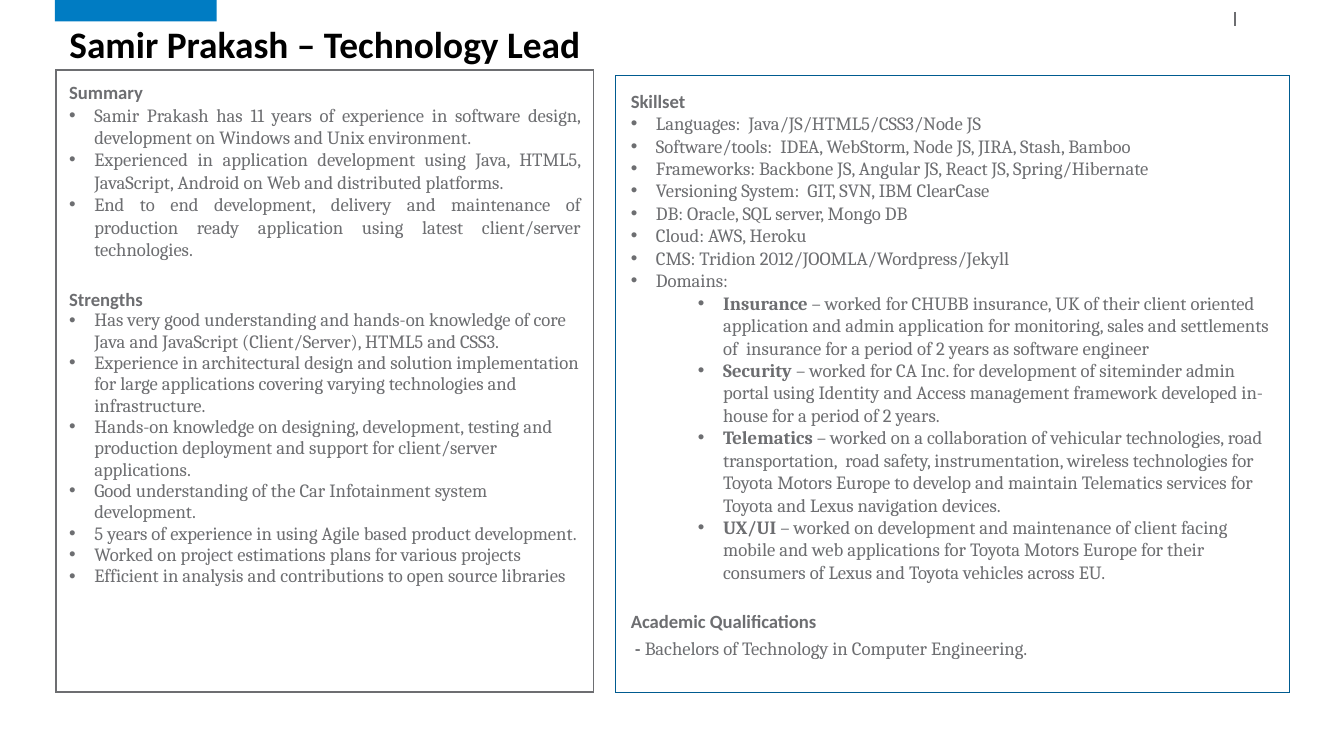
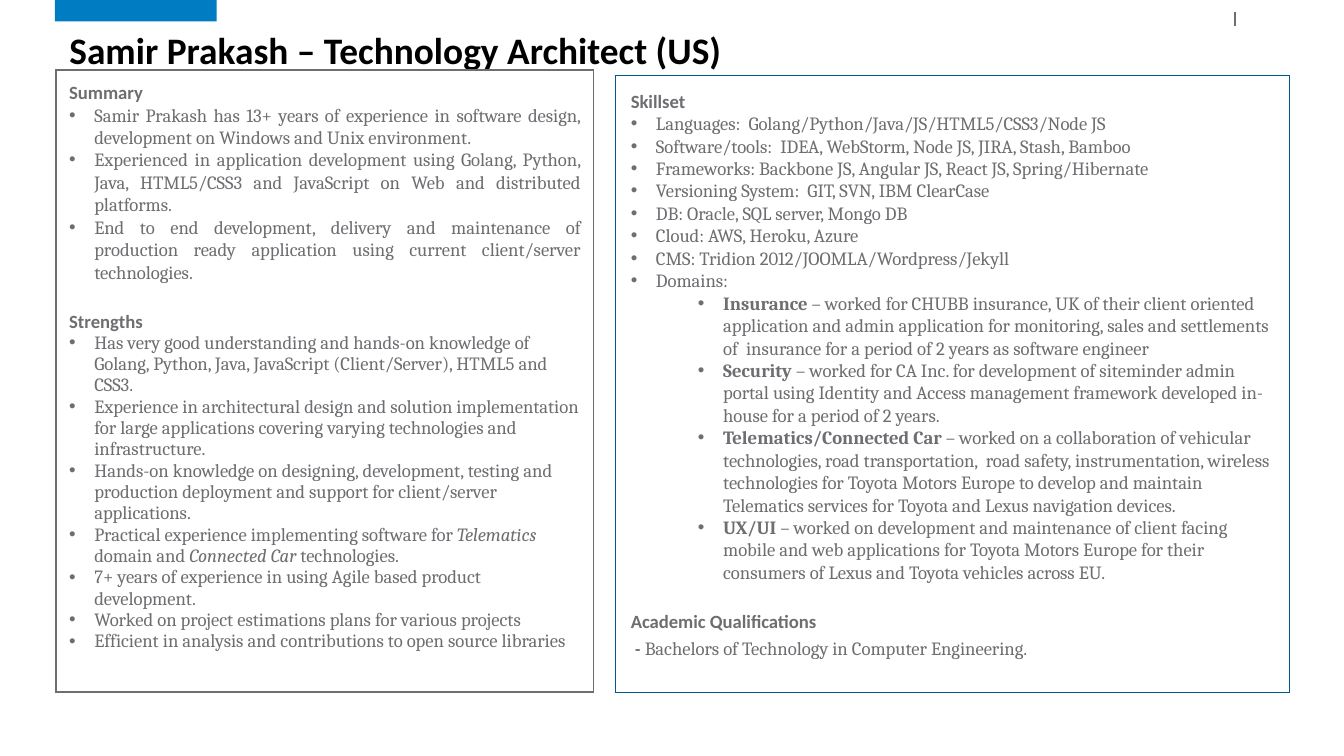
Before and after one commit to samirprakash/resumes, a slide deck: slide 1 of Samir_Prakash.pptx. Drawn at 1344x756 pixels with LibreOffice and Linux fonts; fonts in the diff are those of the drawing; background and template pictures are left out. Boxes give left, top, right and bottom in pixels: in the first picture for what was removed or moved away, otherwise in the second. Text is boxed around its words. In the diff, an @@ line names an element or a change of style, - is before the commit and + after.

```diff
--- a/Samir_Prakash.pptx
+++ b/Samir_Prakash.pptx
@@ text at [69,36,721,74]: text changed @@
-Samir Prakash – Technology Lead
+Samir Prakash – Technology Architect (US)
@@ text in rectangle at [94,109,581,283]: text changed @@
-• Samir Prakash has 11 years of experience in software design, development on Windows and Unix environment.
-• Experienced in application development using Java, HTML5, JavaScript, Android on Web and distributed platforms.
-• End to end development, delivery and maintenance of production ready application using latest client/server technologies.
+• Samir Prakash has 13+ years of experience in software design, development on Windows and Unix environment.
+• Experienced in application development using Golang, Python, Java, HTML5/CSS3 and JavaScript on Web and distributed platforms.
+• End to end development, delivery and maintenance of production ready application using current client/server technologies.
@@ text at [656,117,1105,134]: text changed @@
-• Languages: Java/JS/HTML5/CSS3/Node JS
+• Languages: Golang/Python/Java/JS/HTML5/CSS3/Node JS
@@ text at [656,229,859,245]: text changed @@
-• Cloud: AWS, Heroku
+• Cloud: AWS, Heroku, Azure
@@ text in rectangle at [94,336,548,391]: text changed @@
-• Has very good understanding and hands-on knowledge of core Java and JavaScript (Client/Server), HTML5 and CSS3.
+• Has very good understanding and hands-on knowledge of Golang, Python, Java, JavaScript (Client/Server), HTML5 and CSS3.
@@ text at [723,431,1270,516]: text changed @@
-  • Telematics – worked on a collaboration of vehicular technologies, road transportation, road safety, instrumentation, wireless technologies for Toyota Motors Europe to develop and maintain Telematics services for Toyota and Lexus navigation devices.
+  • Telematics/Connected Car – worked on a collaboration of vehicular technologies, road transportation, road safety, instrumentation, wireless technologies for Toyota Motors Europe to develop and maintain Telematics services for Toyota and Lexus navigation devices.
@@ text in rectangle at [94,528,536,609]: text changed @@
-• Good understanding of the Car Infotainment system development.
-• 5 years of experience in using Agile based product development.
+• Practical experience implementing software for Telematics domain and Connected Car technologies.
+• 7+ years of experience in using Agile based product development.
```
Also in this commit, not shown: 1 other slide changed, 1 slide added.
